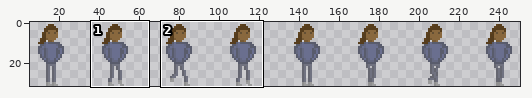
Two versions of one sprite sheet, Gambling Simulator/Assets/Sprites/Characters/NPC 3/NPC 3 Walking.png. Above: a wide view before the commit, with the close-up outlined.
Close-up. Before:
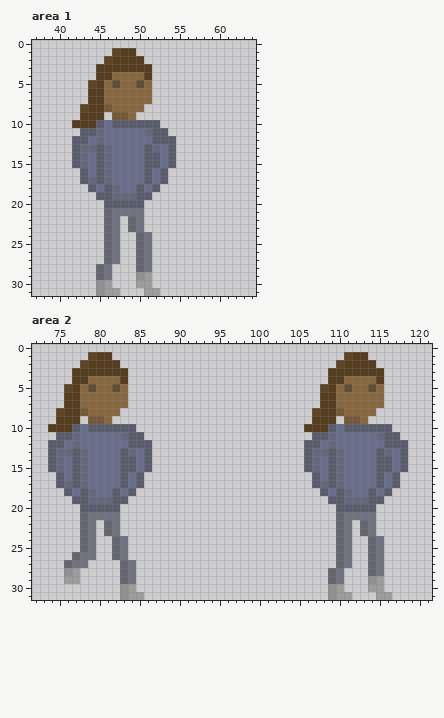
The file is 256x32 pixels. Colours within 5 levels of each other are drawn and written as one. Shown: area 1: x 37..64, y 0..31; area 2: x 72..121, y 0..31. The wide view leaves out empty margins.
Now the later version:
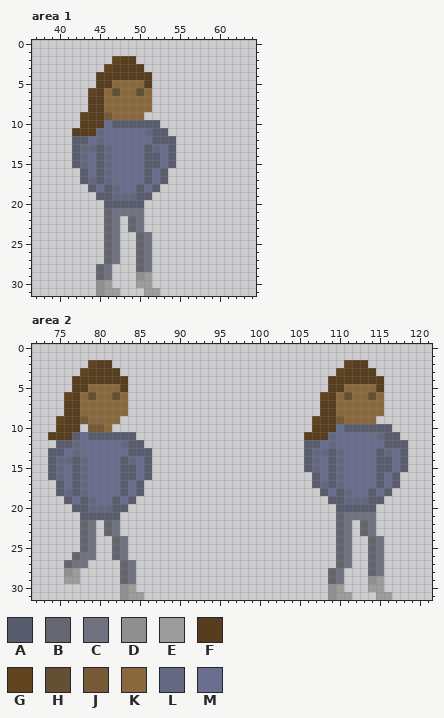
Palette (. is transparent): A #595c6c  B #656670  C #707280  D #8f8f8f  E #9c9c9c  F #563d1d  G #604420  H #634f34  J #765a35  K #89683e  L #646880  M #6a6f8f
Diff:
--- area 1
@@ x 40..53 @@
  0 ..............
- 1 .......GFF....
- 2 ......GFFFF...
- 3 .....FFFFFFF..
- 4 .....FFKKKKF..
- 5 ....GFKHKKHK..
- 6 ....FFKKKKKK..
+ 1 ..............
+ 2 .......GFF....
+ 3 ......GFFFF...
+ 4 .....FFFFFFF..
+ 5 .....FFKKKKF..
+ 6 ....GFKHKKHK..
  7 ....FFKKKKKK..
- 8 ...GFFJKKKK...
- 9 ...FFF.JJK....
-10 ..FFFAMAAAAAA.
-11 ...AALMMMMMLAA
+ 8 ....FFKKKKKK..
+ 9 ...GFFJKKKK...
+10 ...FFFMAAAAAA.
+11 ..FFFLMMMMMLAA
 12 ..AAMLMMMMMMAA
--- area 2
@@ x 72..121 @@
  0 ..................................................
- 1 .......GFF.............................GFF........
- 2 ......GFFFF...........................GFFFF.......
- 3 .....FFFFFFF.........................FFFFFFF......
- 4 .....FFKKKKF.........................FFKKKKF......
- 5 ....GFKHKKHK........................GFKHKKHK......
- 6 ....FFKKKKKK........................FFKKKKKK......
+ 1 ..................................................
+ 2 .......GFF.............................GFF........
+ 3 ......GFFFF...........................GFFFF.......
+ 4 .....FFFFFFF.........................FFFFFFF......
+ 5 .....FFKKKKF.........................FFKKKKF......
+ 6 ....GFKHKKHK........................GFKHKKHK......
  7 ....FFKKKKKK........................FFKKKKKK......
- 8 ...GFFJKKKK........................GFFJKKKK.......
- 9 ...FFF.JJK.........................FFF.JJK........
-10 ..FFFAMAAAAAA.....................FFFAMAAAAAA.....
-11 ...AALMMMMMLAA.....................AALMMMMMLAA....
-12 ..AAMLMMMMMMAAA...................AAMLMMMMMMAAA...
-13 ..ALLALMMMMALMA...................ALLALMMMMALMA...
-14 ..ALMALMMMMAAMA...................ALMALMMMMAAMA...
+ 8 ....FFKKKKKK........................FFKKKKKK......
+ 9 ...GFFJKKKK........................GFFJKKKK.......
+10 ...FFF.JJK.........................FFFMAAAAAA.....
+11 ..FFFAMAAAAAA.....................FFFLMMMMMLAA....
+12 ...AALMMMMMLAA....................AAMLMMMMMMAAA...
+13 ..AAMLMMMMMMAAA...................ALLALMMMMALMA...
+14 ..ALLALMMMMALMA...................ALMALMMMMAAMA...
 15 ..ALMALMMMMAAMA...................ALMALMMMMAAMA...
-16 ...AMALMMMMAMA.....................AMALMMMMAMA....
-17 ...ALALMMMMAMA.....................ALALMMMMAMA....
-18 ....AMALMMAMA.......................AMALMMAMA.....
-19 .....AALLLAA.........................AALLLAA......
-20 ......AAAAA...........................AAAAA.......
-21 ......BCCCC...........................BCCCC.......
+16 ..ALMALMMMMAAMA....................AMALMMMMAMA....
+17 ...AMALMMMMAMA.....................ALALMMMMAMA....
+18 ...ALALMMMMAMA......................AMALMMAMA.....
+19 ....AMALMMAMA........................AALLLAA......
+20 .....AALLLAA..........................AAAAA.......
+21 ......AAAAA...........................BCCCC.......
 22 ......BC.BC...........................BC.BC.......
Pixel boxes of the changes (left, top, right, bottom) in both close-ups:
changed: (72, 48, 152, 136)
changed: (48, 352, 152, 520)
changed: (304, 352, 384, 440)
